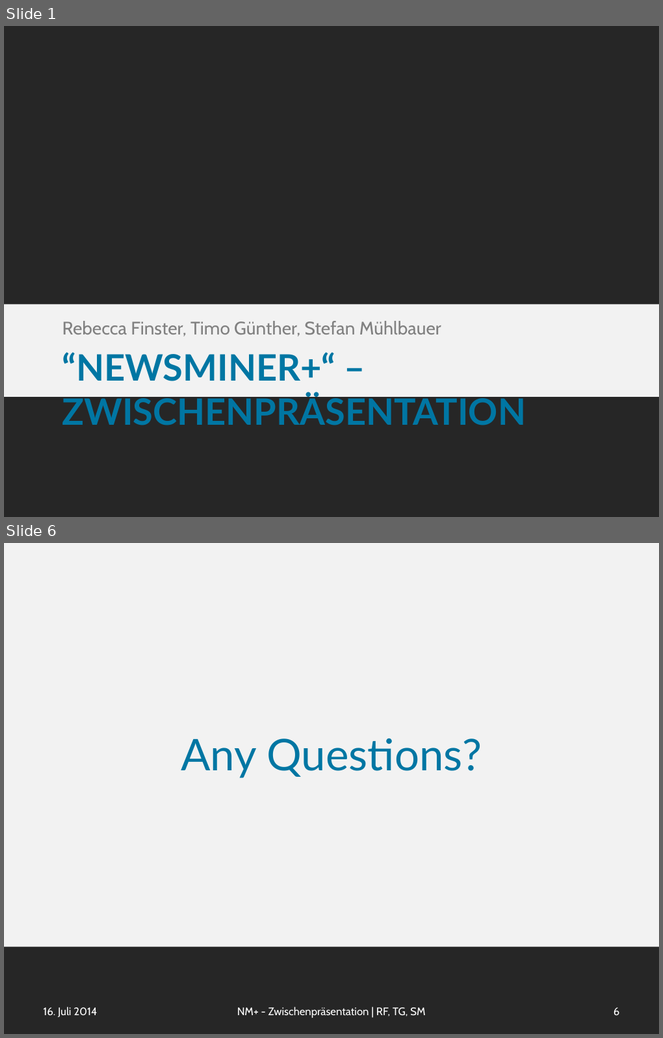
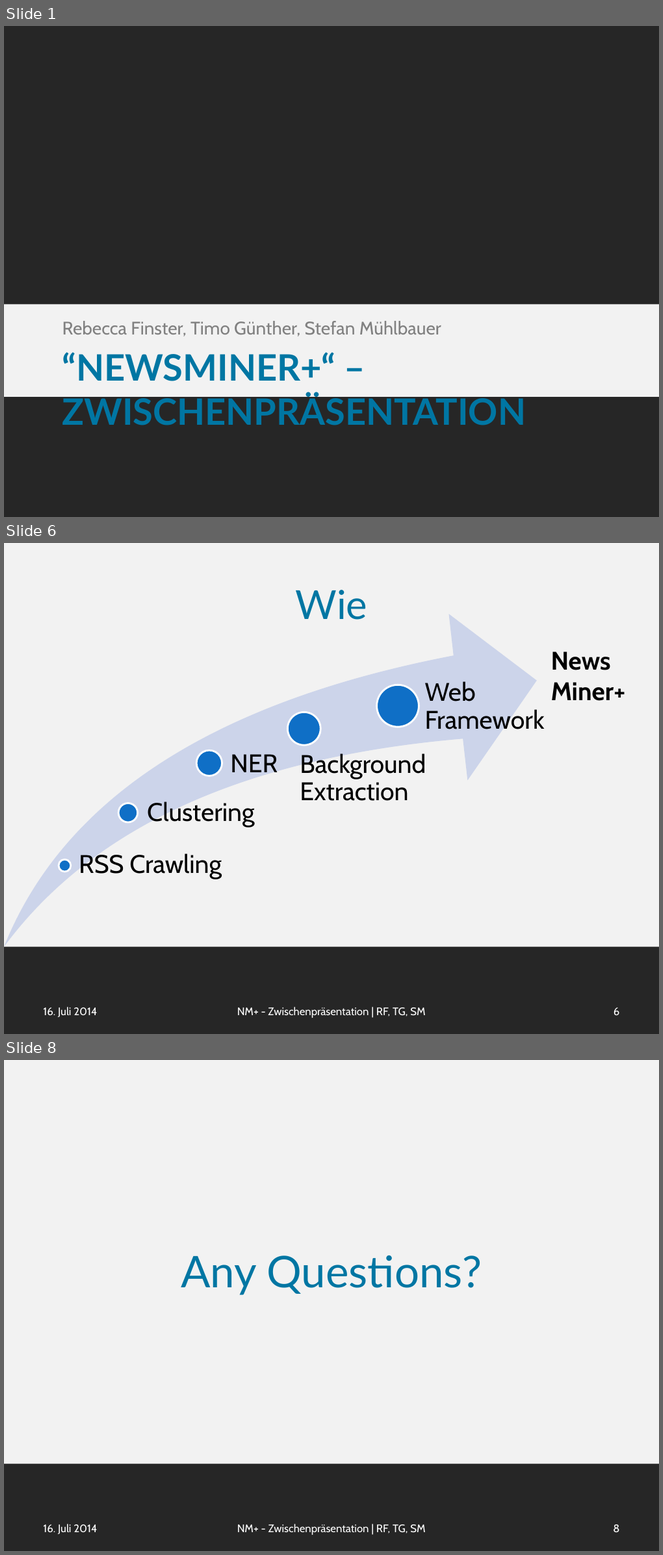
Before and after one commit to smba/newsminer, a slide deck: Presentation/newsminer_plus.pptx. Shown one above the other, each under a label of ours: slides 1 and 6 before the commit, slides 1, 6 and 8 after it; the slides between them are not shown. The pictures are 663x1038 and 663x1555 pixels, drawn with LibreOffice and Linux fonts; fonts in the diff are those of the drawing. Boxes give left, top, right and bottom in pixels: in the first picture for what was removed or moved away, otherwise in the second. Text is boxed around its words. In the diff, an @@ line names an element or a change of style, - is before the commit and + after.

```diff
--- a/Presentation/newsminer_plus.pptx
+++ b/Presentation/newsminer_plus.pptx
@@ slide 6 added at (4, 543, 659, 1034), background #F2F2F2; not listed: 1 template element that a slide beside it also shows @@
@@ text added at (295, 590, 367, 620), 44 pt, text #0076A3 @@
+Wie
@@ text added at (551, 652, 626, 701), 28 pt, text #000000, bold @@
+News
+Miner+
@@ group added at (4, 614, 545, 947): 5 ellipses, 5 texts, 1 swoosh arrow @@
+RSS Crawling
+Clustering
+NER
+Background
+Extraction
+Web
+Framework
@@ text added at (43, 1007, 97, 1017), 12 pt, text #FFFFFF @@
+16. Juli 2014
@@ text added at (237, 1007, 425, 1018), 12 pt, text #FFFFFF @@
+NM+ - Zwischenpräsentation | RF, TG, SM
@@ page number added at (614, 1008, 620, 1016), 12 pt, text #FFFFFF @@
+6
@@ what was slide 6 is now slide 8 @@
@@ page number at (613, 1525, 620, 1533): text changed @@
-6
+8
```
Also in this commit, not shown: 4 slides changed, 5 other slides added, 2 other files.
